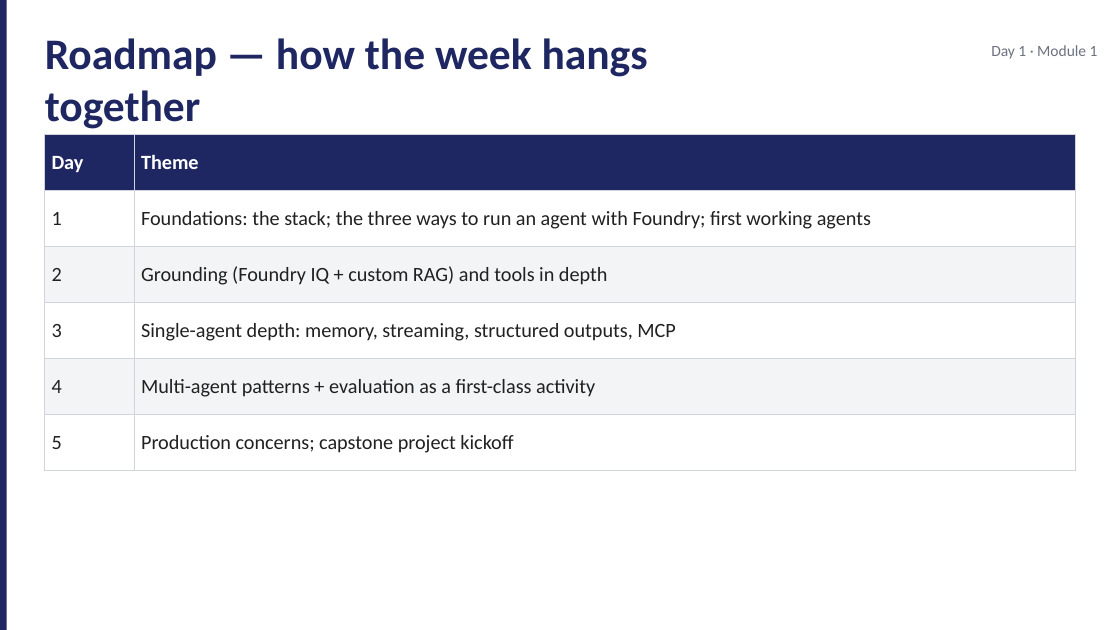
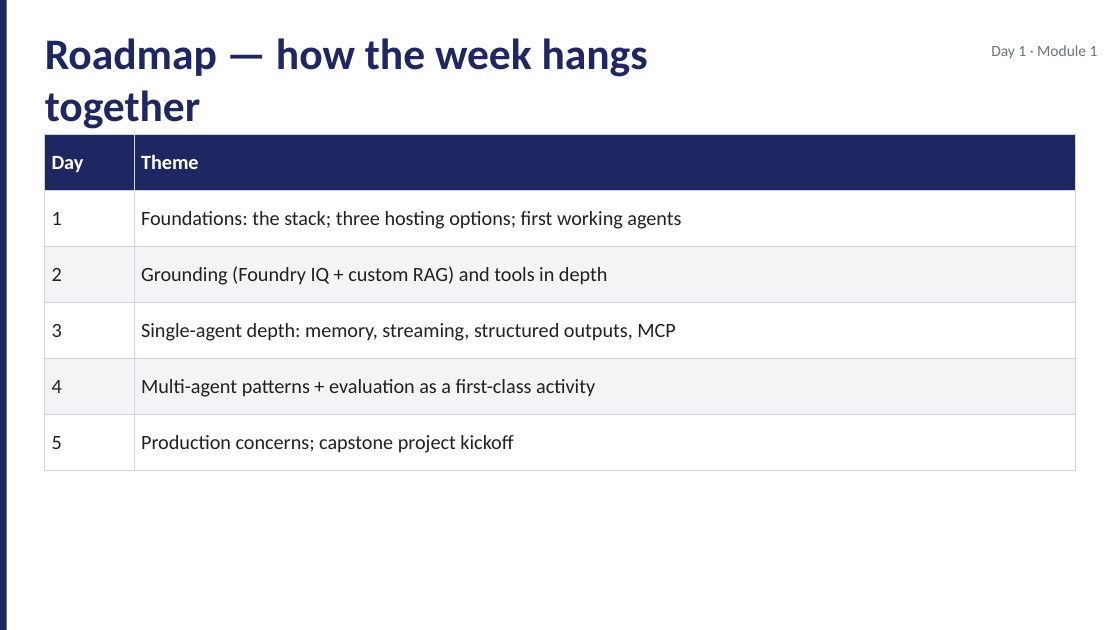
Before and after one commit to JimPiquant/Building-AI-Apps-and-Agents, a slide deck: slide 10 of decks/day1/module-1-landscape.pptx. Drawn at 1120x630 pixels with LibreOffice and Linux fonts; fonts in the diff are those of the drawing. Boxes give left, top, right and bottom in pixels: in the first picture for what was removed or moved away, otherwise in the second. Text is boxed around its words. In the diff, an @@ line names an element or a change of style, - is before the commit and + after.

```diff
--- a/decks/day1/module-1-landscape.pptx
+++ b/decks/day1/module-1-landscape.pptx
@@ table at (x1=45, y1=134, x2=1075, y2=457) @@
-row 2, column 2: Foundations: the stack; the three ways to run an agent with Foundry; first working agents
+row 2, column 2: Foundations: the stack; three hosting options; first working agents
```
Also in this commit, not shown: 22 other files.
